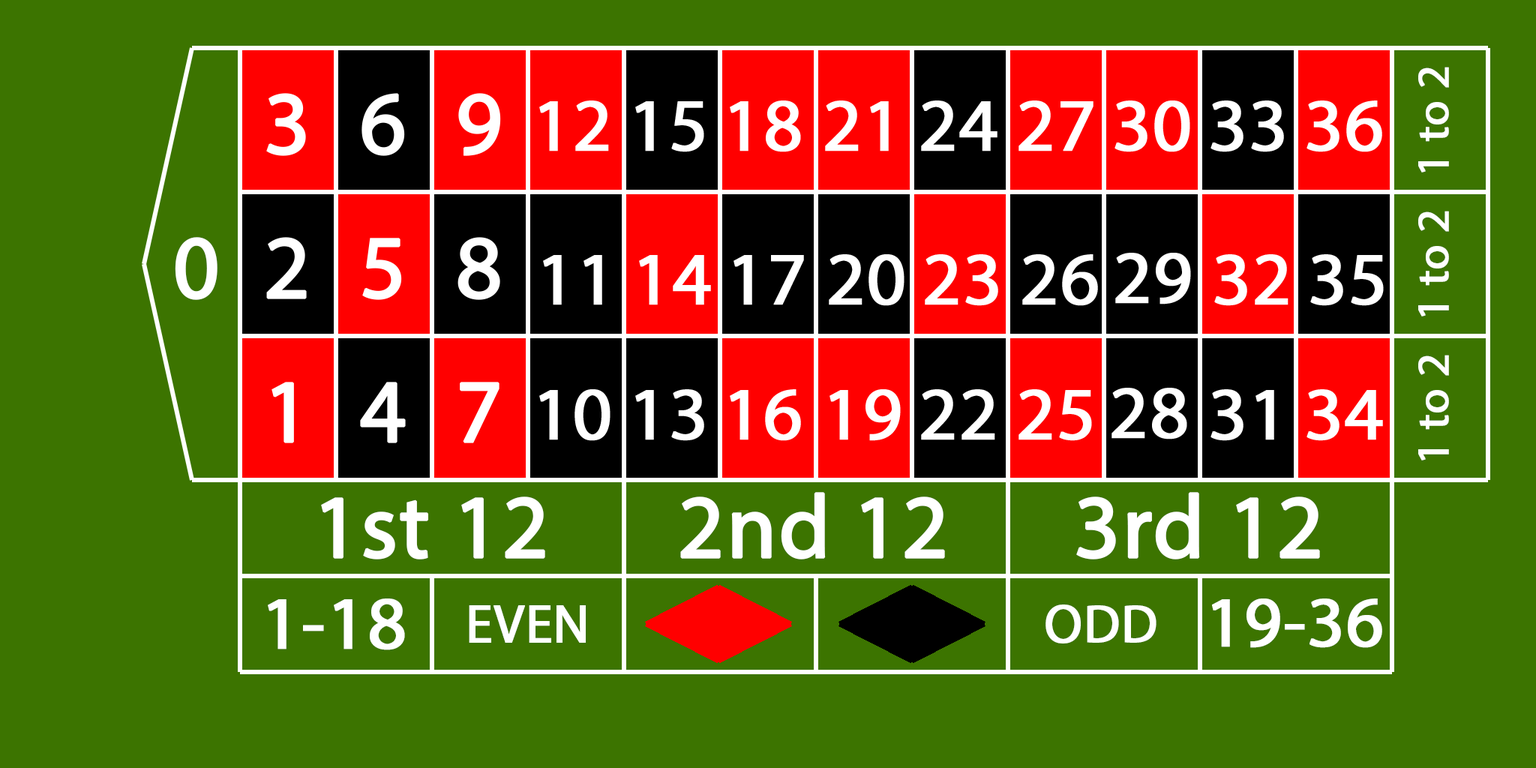
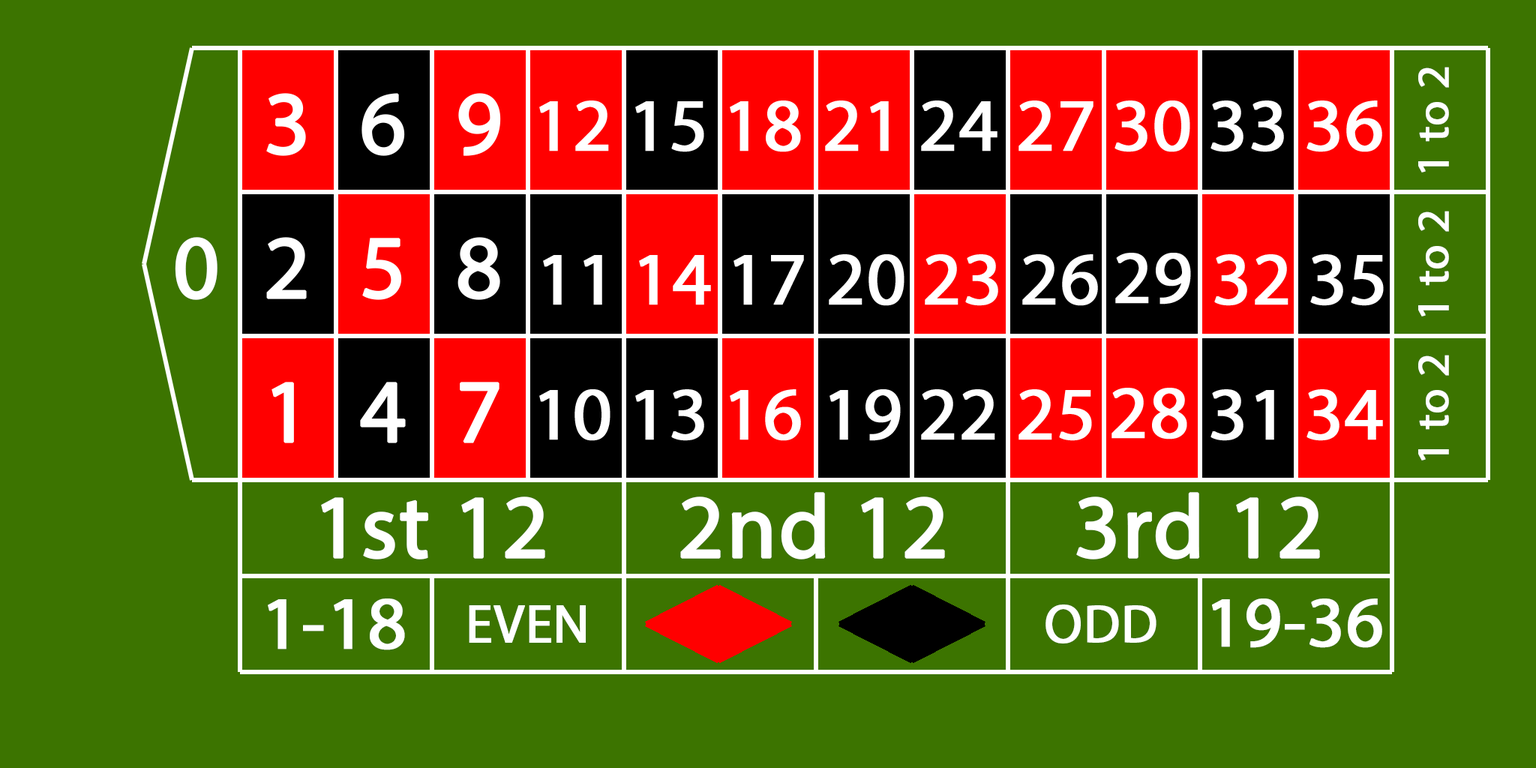
Layer changes from the first (1536, 768) image to the second:
painted on "lines - europan" over [left=817, top=337, right=1199, bottom=479]
